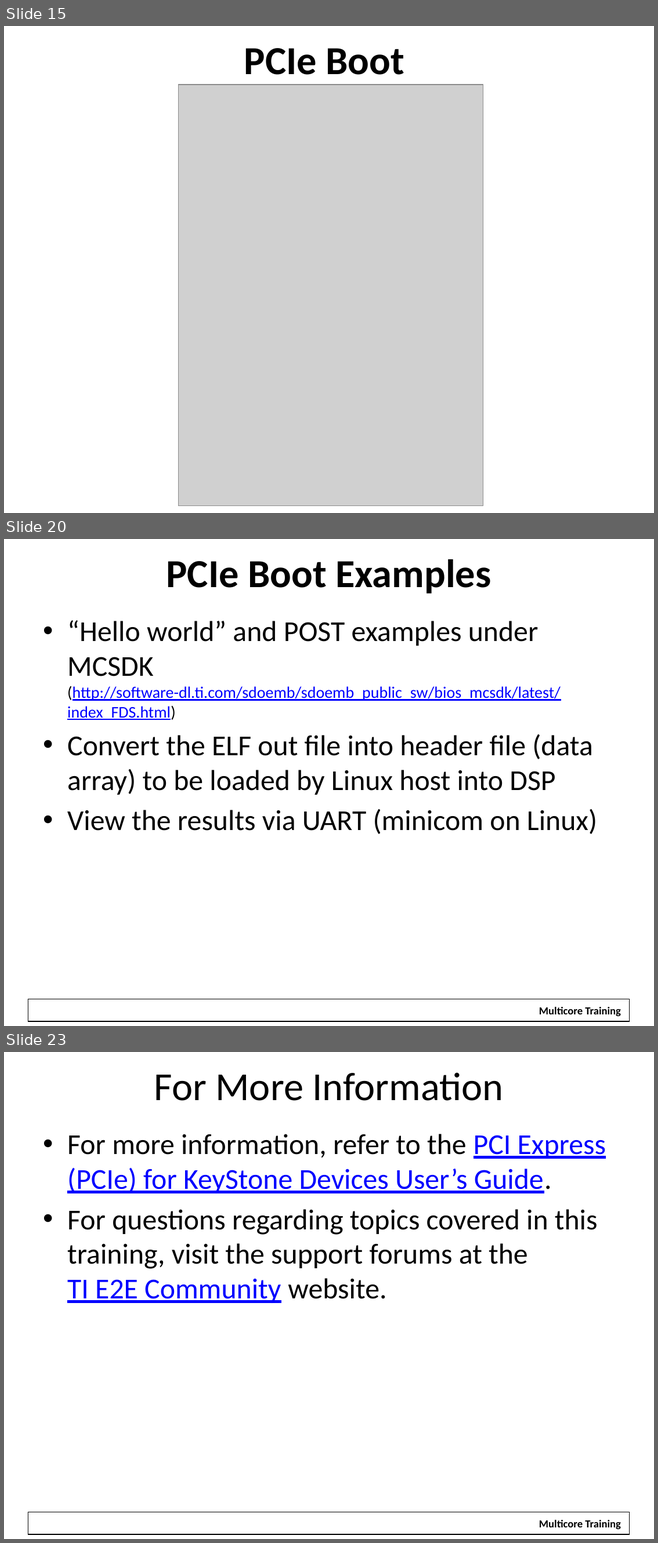
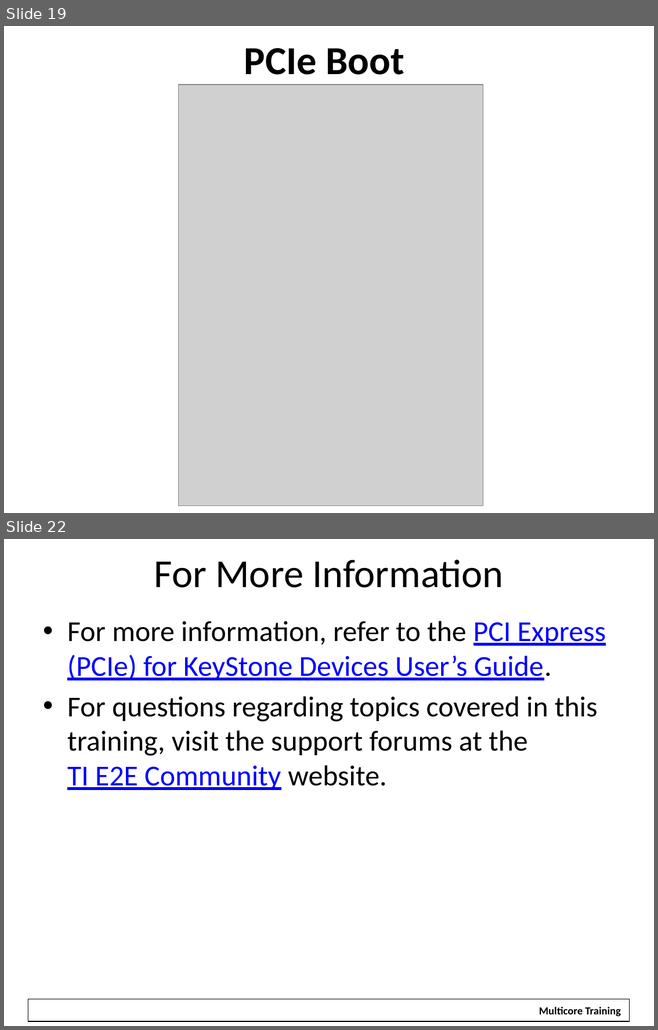
Before and after one commit to hari1989/keystone-workshop, a slide deck: slides/KeyStone PCI Express.pptx. Shown one above the other, each under a label of ours: slides 15, 20 and 23 before the commit, slides 19 and 22 after it; the slides between them are not shown. The pictures are 658x1543 and 658x1030 pixels, drawn with LibreOffice and Linux fonts; fonts in the diff are those of the drawing; grey boxes stand for pictures; background and template pictures are left out. Boxes give left, top, right and bottom in pixels: in the first picture for what was removed or moved away, otherwise in the second. Text is boxed around its words. In the diff, an @@ line names an element or a change of style, - is before the commit and + after.

```diff
--- a/slides/KeyStone PCI Express.pptx
+++ b/slides/KeyStone PCI Express.pptx
@@ slide 20 removed at <box>4,539,654,1026</box>, background #FFFFFF; not listed: 2 template elements that a slide beside it also shows @@
@@ title removed at <box>166,559,491,594</box> @@
-PCIe Boot Examples
@@ text removed at <box>67,620,597,834</box> @@
-• “Hello world” and POST examples under MCSDK (http://software-dl.ti.com/sdoemb/sdoemb_public_sw/bios_mcsdk/latest/index_FDS.html)
-• Convert the ELF out file into header file (data array) to be loaded by Linux host into DSP
-• View the results via UART (minicom on Linux)
@@ what was slide 15 is now slide 19 @@
@@ what was slide 23 is now slide 22 @@
```
Also in this commit, not shown: 10 slides changed, 5 slides added, 5 other slides removed.
